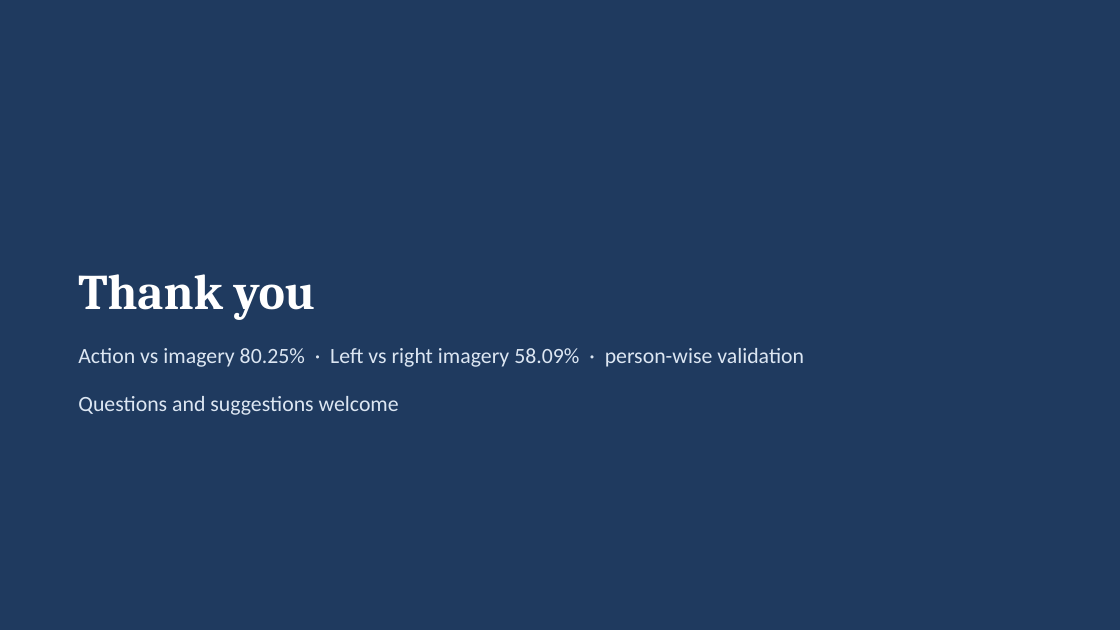
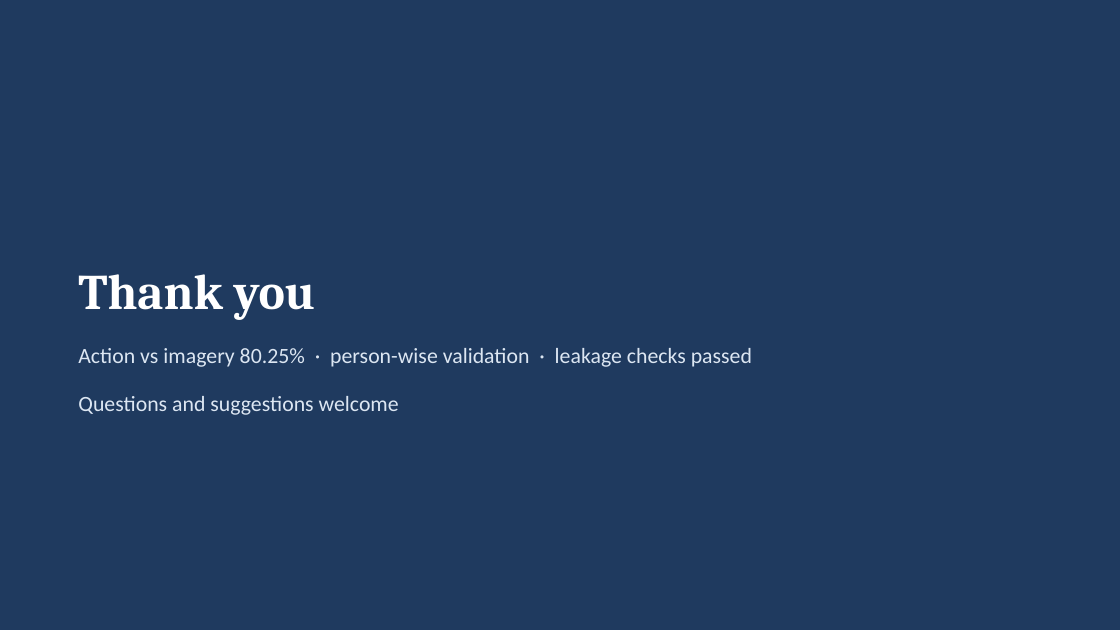
Before and after one commit to tanaydarshan/bci-motor-imagery-grp18, a slide deck: slide 19 of presentation/BCI_Group18_Review.pptx. Drawn at 1120x630 pixels with LibreOffice and Linux fonts; fonts in the diff are those of the drawing. Boxes give left, top, right and bottom in pixels: in the first picture for what was removed or moved away, otherwise in the second. Text is boxed around its words. In the diff, an @@ line names an element or a change of style, - is before the commit and + after.

```diff
--- a/presentation/BCI_Group18_Review.pptx
+++ b/presentation/BCI_Group18_Review.pptx
@@ text at [78, 348, 752, 367]: text changed @@
-Action vs imagery 80.25% · Left vs right imagery 58.09% · person-wise validation
+Action vs imagery 80.25% · person-wise validation · leakage checks passed
```
Also in this commit, not shown: 4 other slides changed, 2 other files.
